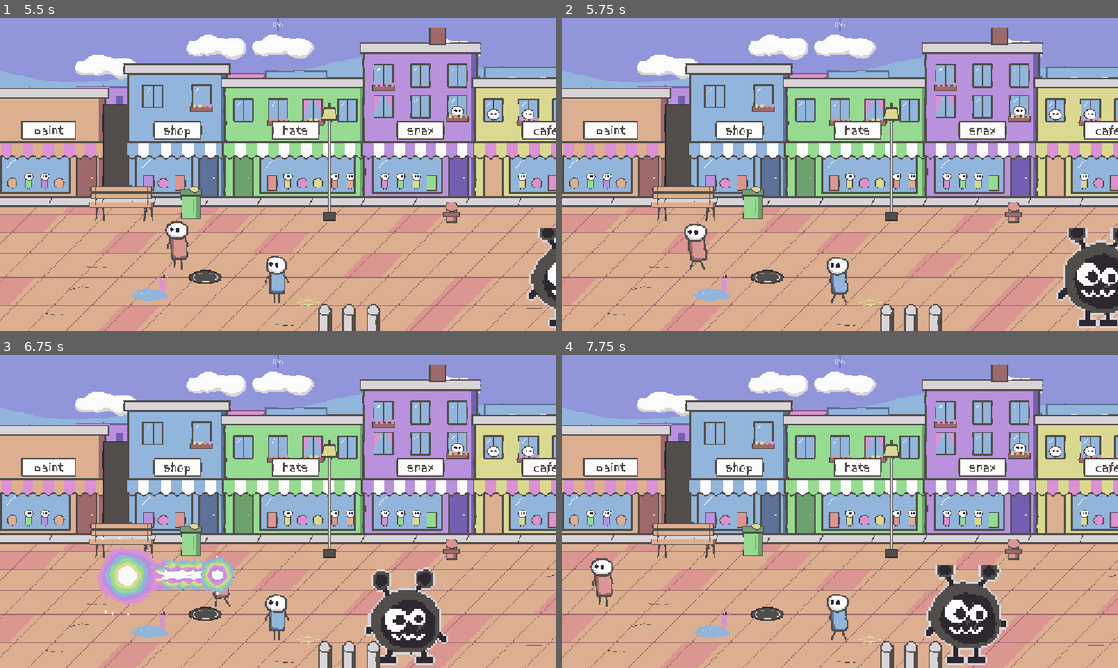
Above: before the commit, frames 1-4 (two rows, left to right).
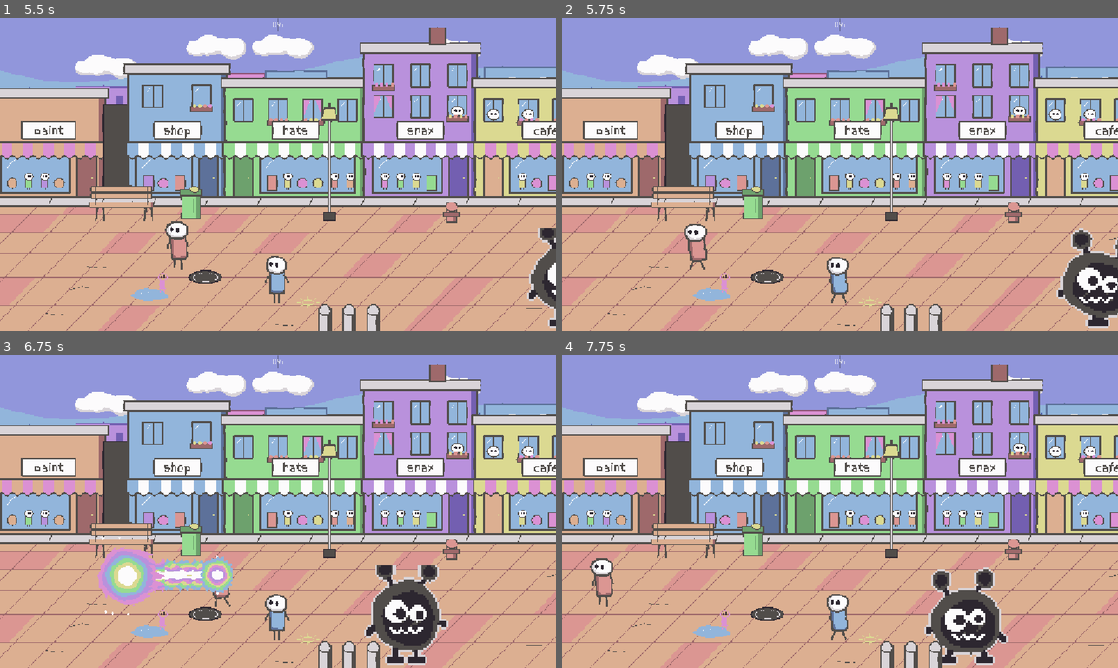
Above: after the commit, the same moments.

Repository: mitchglitchisdabestg/Little-guy-fighter
Game: Godot game, scene res://Scenes/UI/main_menu.tscn
Same seed, same stepped clock (60 frames per second), same inputs: the game is played once before the commit and once after it. Sound files missing from this copy of the repository are replaced by a short silence.
Inputs (mouse positions are in pixels of both pictures, inside the frame that each line leads up to):
- Up to frame 1 (5.5 s): click "new game" at 0.5 s; tap Enter (ui_accept) every 0.75 s from 1.25 to 4.25 s; move the mouse to (400, 158) at 1.27 s; hold D (Right) 1.28-2.78 s; click (400, 158) at 1.35 s; tap Space (Jump) at 1.52, 2.27, 3.77, 4.52, 5.27 s; move the mouse to (166, 190) at 2.02 s; right-click (166, 190) at 2.1 s; move the mouse to (333, 105) at 2.77 s; hold A (Left) 2.78-3.53 s; tap Shift (Dash) at 2.85, 5.1 s; move the mouse to (250, 237) at 3.52 s; hold D (Right) 3.53-5.03 s; click (250, 237) at 3.6 s; move the mouse to (444, 221) at 4.27 s; right-click (444, 221) at 4.35 s; move the mouse to (111, 127) at 5.02 s; hold A (Left) from 5.03 s (still down)
- Up to frame 2 (5.75 s): keep holding A (Left)
- Up to frame 3 (6.75 s): move the mouse to (305, 511) at 5.77 s; release A (Left) at 5.78 s; hold D (Right) 5.78-6.53 s; click (305, 511) at 5.85 s; move the mouse to (194, 433) at 6.52 s; hold A (Left) from 6.53 s (still down); right-click (194, 433) at 6.6 s
- Up to frame 4 (7.75 s): keep holding A (Left); tap Space (Jump) at 6.77, 7.52 s; move the mouse to (962, 495) at 7.27 s; tap Shift (Dash) at 7.35 s

Frame 1 is identical in both runs. In frame 2, 1.7% of the frame differs, in the area x 88-100%, y 67-100%; in frame 3, 2.3%, in the area x 65-81%, y 67-100%; in frame 4, 2.3%.

Commit message:
added smudge death animation

Diff:
--- a/little-guy-st/Scenes/Enemys/smudge.tscn
+++ b/little-guy-st/Scenes/Enemys/smudge.tscn
@@ -50,7 +50,7 @@
 "duration": 1.0,
 "texture": SubResource("AtlasTexture_a3gol")
 }],
-"loop": 1,
+"loop": 0,
 "name": &"Death",
 "speed": 5.0
 }, {
@@ -101,9 +101,10 @@
 position = Vector2(90.359985, 91.23998)
 scale = Vector2(2.4, 2.4)
 sprite_frames = SubResource("SpriteFrames_pp5cw")
-animation = &"Walk"
+animation = &"Death"
 autoplay = "Walk"
-frame_progress = 0.53763175
+frame = 2
+frame_progress = 1.0
 
 [node name="DamageArea" type="Area2D" parent="." unique_id=15037279]
 
--- a/little-guy-st/Scripts/smudge.gd
+++ b/little-guy-st/Scripts/smudge.gd
@@ -1,5 +1,6 @@
 extends CharacterBody2D
 var player:Node2D
+@onready var animated_sprite = $AnimatedSprite2D
 
 enum State {
 	CHASE_Y,
@@ -24,6 +25,8 @@
 	print("Enemy took damage : health: ", health)
 	if health <= 0:
 		print("Enemy died")
+		animated_sprite.play("Death")
+		await animated_sprite.animation_finished
 		queue_free()
 
 
